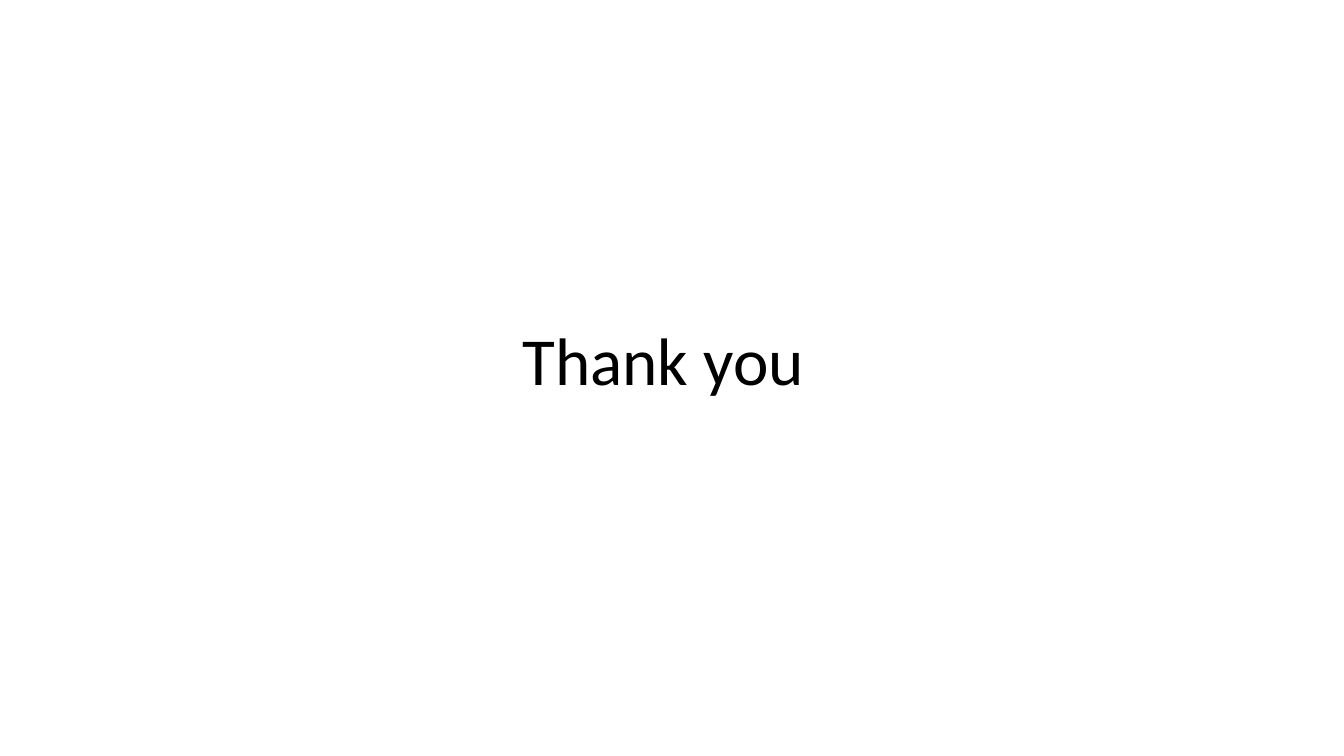
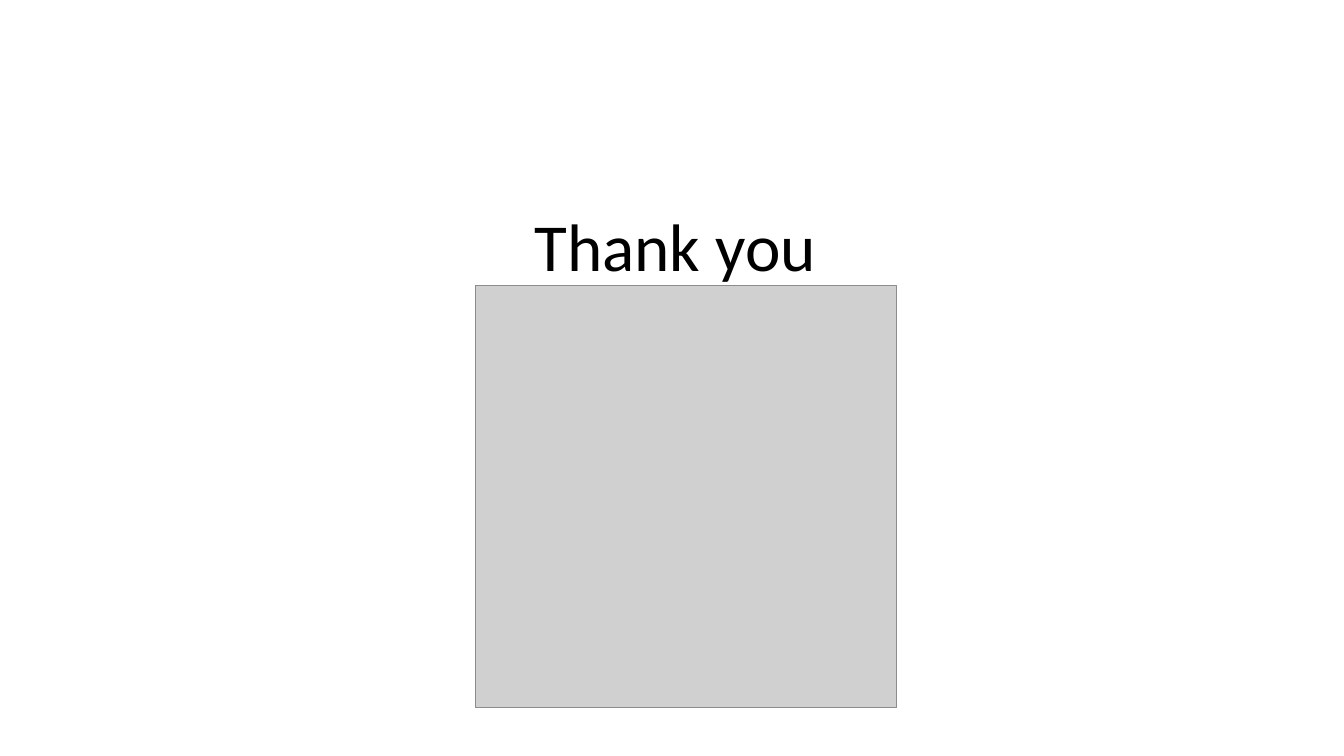
Before and after one commit to GoopilHigh/SensorClasses, a slide deck: slide 10 of finalProject/Ppt/MagneticSynthUïno.odp. Drawn at 1344x756 pixels with LibreOffice and Linux fonts; fonts in the diff are those of the drawing; grey boxes stand for pictures. Boxes give left, top, right and bottom in pixels: in the first picture for what was removed or moved away, otherwise in the second. Text is boxed around its words. In the diff, an @@ line names an element or a change of style, - is before the commit and + after.

```diff
--- a/finalProject/Ppt/MagneticSynthUïno.odp
+++ b/finalProject/Ppt/MagneticSynthUïno.odp
@@ text "Thank you" rewrapped from box(522, 338, 804, 396) to box(534, 224, 815, 287) @@
@@ picture added at box(475, 285, 896, 707) @@
```
Also in this commit, not shown: 1 other slide changed, 6 other files.
